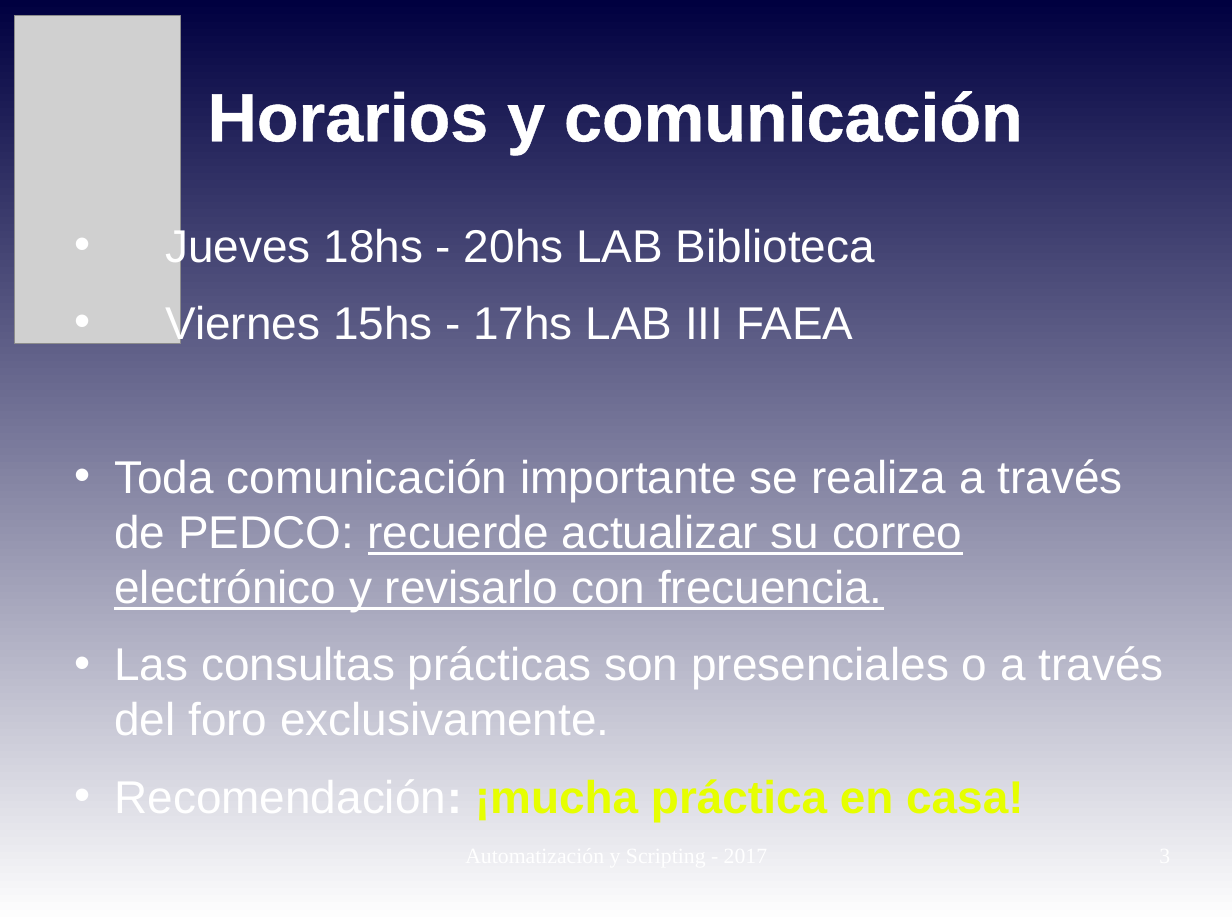
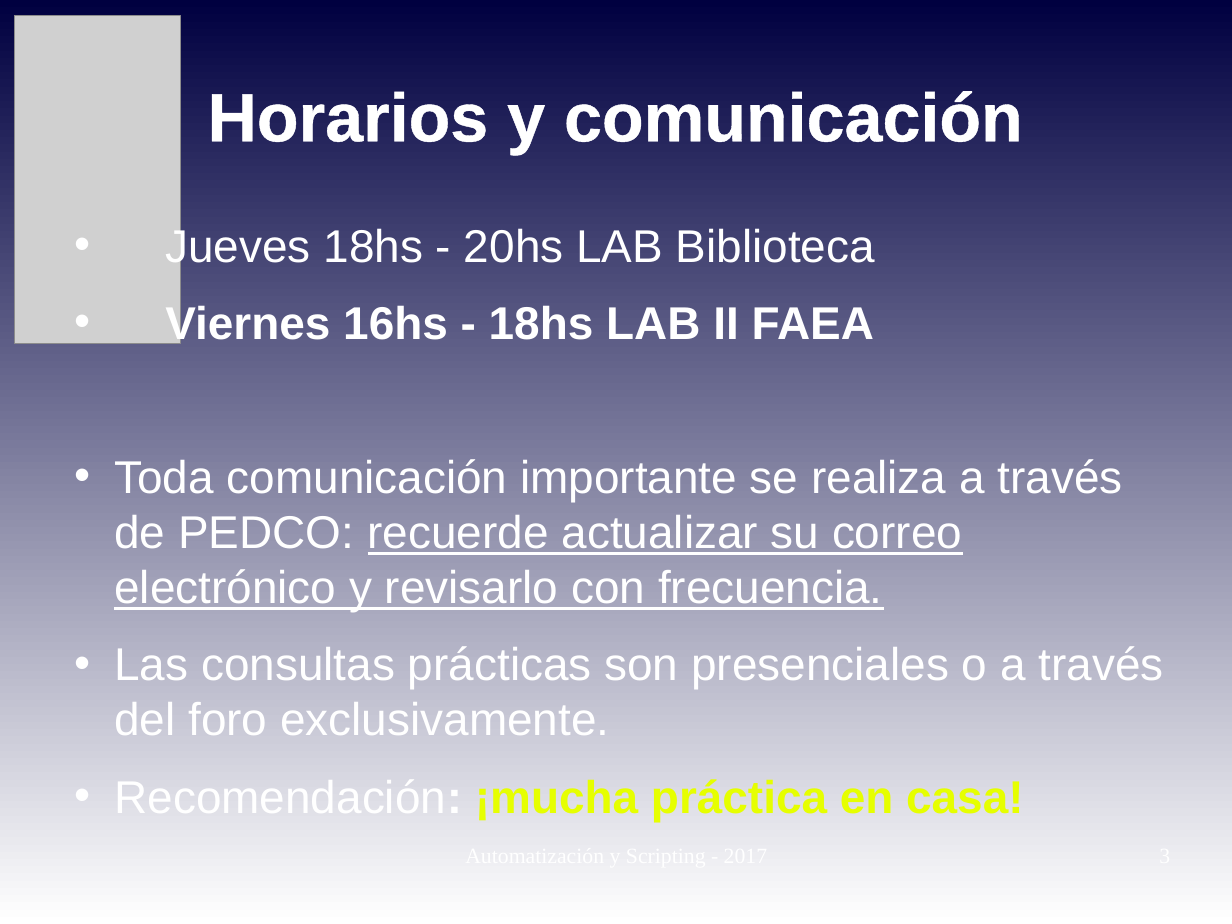
Before and after one commit to niniadcobre/-AutoyScripting, a slide deck: slide 3 of clases/AYS_clase01.odp. Drawn at 1232x924 pixels with LibreOffice and Linux fonts; fonts in the diff are those of the drawing; grey boxes stand for pictures. Boxes give left, top, right and bottom in pixels: in the first picture for what was removed or moved away, otherwise in the second. Text is boxed around its words. In the diff, an @@ line names an element or a change of style, - is before the commit and + after.

```diff
--- a/clases/AYS_clase01.odp
+++ b/clases/AYS_clase01.odp
@@ text at box(165, 303, 874, 344): text changed; bold on @@
-• Viernes 15hs - 17hs LAB III FAEA
+• Viernes 16hs - 18hs LAB II FAEA
```
Also in this commit, not shown: 2 other slides changed, 1 other file.
